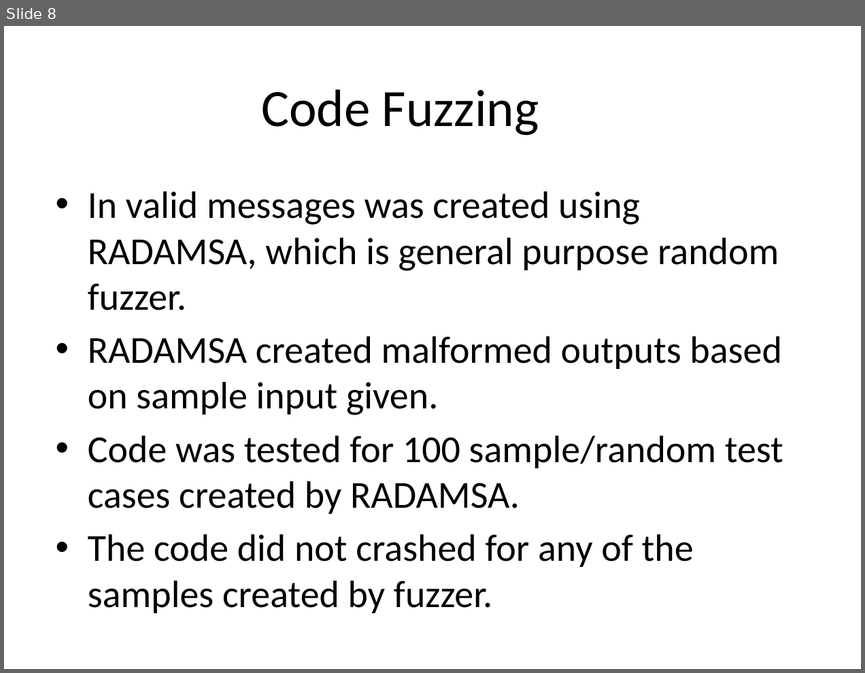
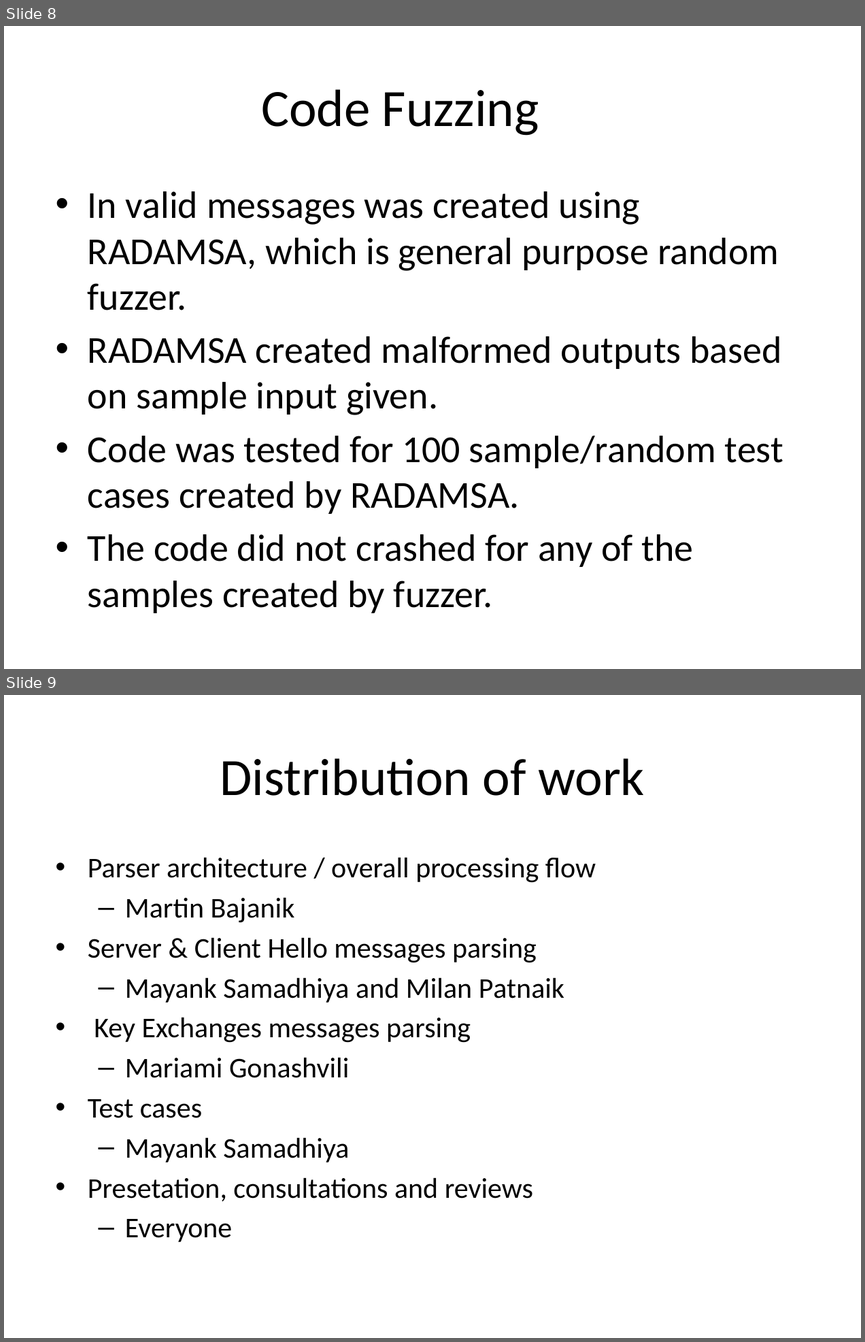
Before and after one commit to bayotop/tls-parser, a slide deck: parser-presentation.pptx. Shown one above the other, each under a label of ours: slide 8 before the commit, slides 8 and 9 after it. The pictures are 865x673 and 865x1342 pixels, drawn with LibreOffice and Linux fonts; fonts in the diff are those of the drawing. Boxes give left, top, right and bottom in pixels: in the first picture for what was removed or moved away, otherwise in the second. Text is boxed around its words. In the diff, an @@ line names an element or a change of style, - is before the commit and + after.

Commit message:
add distibution of work slide

```diff
--- a/parser-presentation.pptx
+++ b/parser-presentation.pptx
@@ slide 9 added at <box>4,695,861,1338</box>, background #FFFFFF @@
@@ title added at <box>220,758,645,796</box>, 44 pt, text #000000 @@
+Distribution of work
@@ text added at <box>88,857,596,1242</box>, 24 pt, text #000000 @@
+• Parser architecture / overall processing flow
+  – Martin Bajanik
+• Server & Client Hello messages parsing
+  – Mayank Samadhiya and Milan Patnaik
+• Key Exchanges messages parsing
+  – Mariami Gonashvili
+• Test cases
+  – Mayank Samadhiya
+• Presetation, consultations and reviews
+  – Everyone
```
